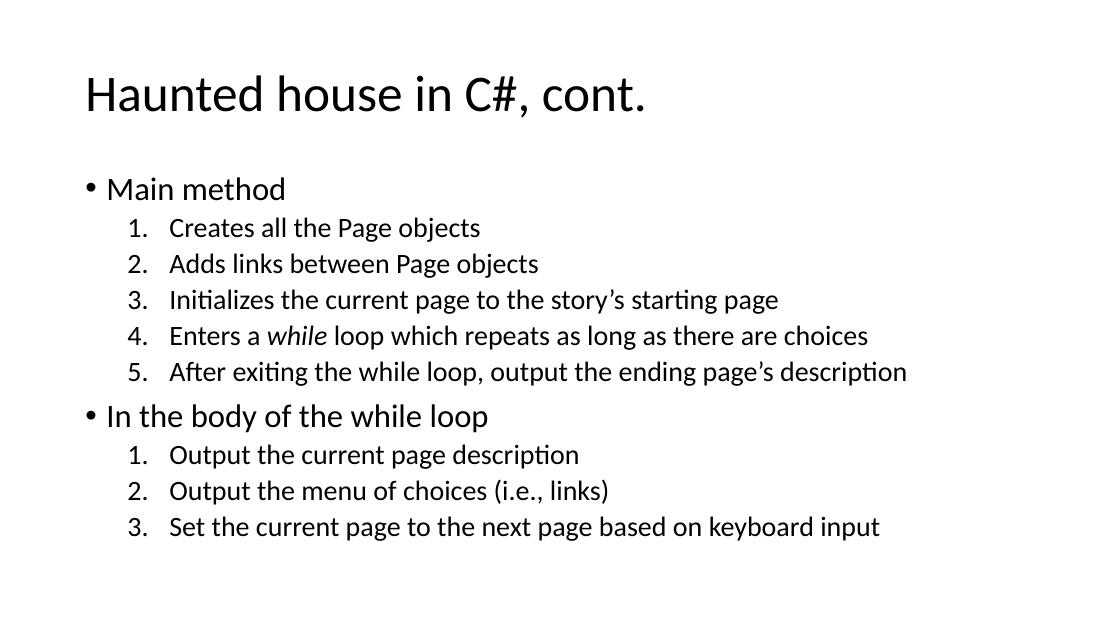
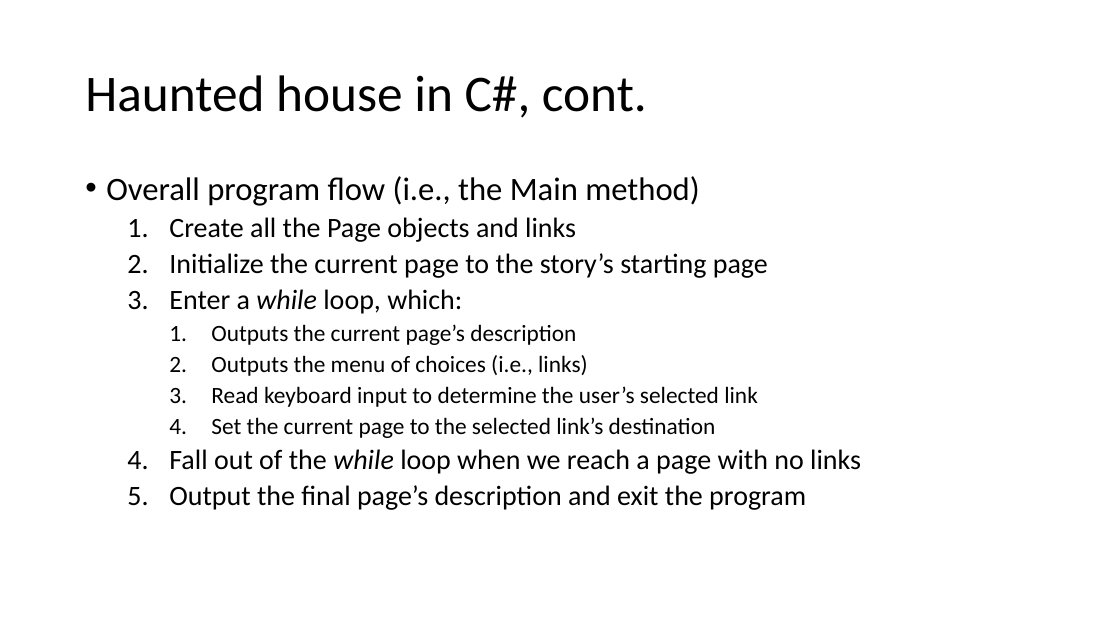
Before and after one commit to SWHS-PC/Users, a slide deck: slide 9 of NiklasB/WebAdventure/StateMachine.pptx. Drawn at 1120x630 pixels with LibreOffice and Linux fonts; fonts in the diff are those of the drawing. Boxes give left, top, right and bottom in pixels: in the first picture for what was removed or moved away, otherwise in the second. Text is boxed around its words. In the diff, an @@ line names an element or a change of style, - is before the commit and + after.

```diff
--- a/NiklasB/WebAdventure/StateMachine.pptx
+++ b/NiklasB/WebAdventure/StateMachine.pptx
@@ text at [106,176,861,510]: text changed @@
-• Main method
-  1. Creates all the Page objects
-  2. Adds links between Page objects
-  3. Initializes the current page to the story’s starting page
-  4. Enters a while loop which repeats as long as there are choices
-  5. After exiting the while loop, output the ending page’s description
-• In the body of the while loop
-  1. Output the current page description
-  2. Output the menu of choices (i.e., links)
-  3. Set the current page to the next page based on keyboard input
+• Overall program flow (i.e., the Main method)
+  1. Create all the Page objects and links
+  2. Initialize the current page to the story’s starting page
+  3. Enter a while loop, which:
+    1. Outputs the current page’s description
+    2. Outputs the menu of choices (i.e., links)
+    3. Read keyboard input to determine the user’s selected link
+    4. Set the current page to the selected link’s destination
+  4. Fall out of the while loop when we reach a page with no links
+  5. Output the final page’s description and exit the program
```
Also in this commit, not shown: 6 other slides changed.
